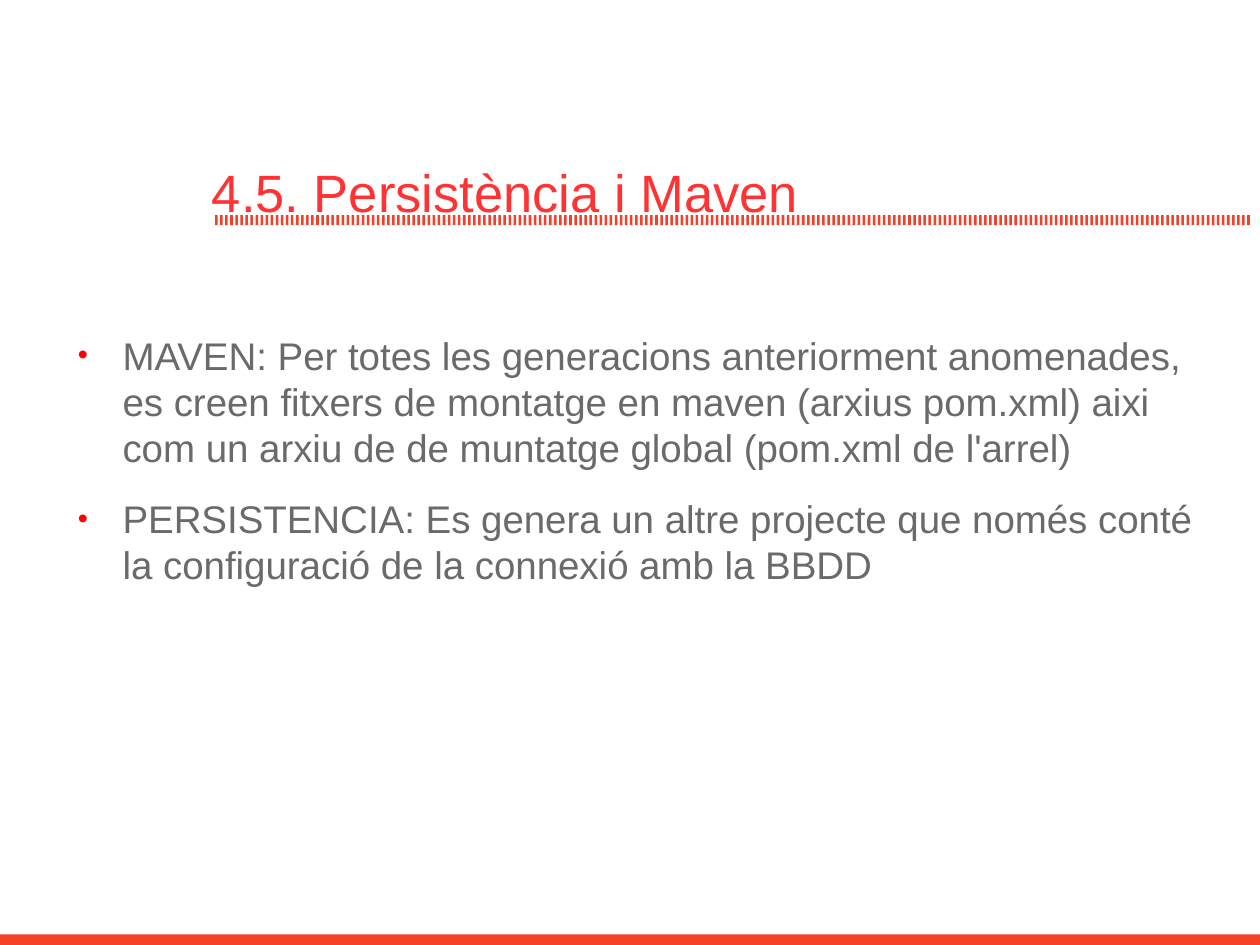
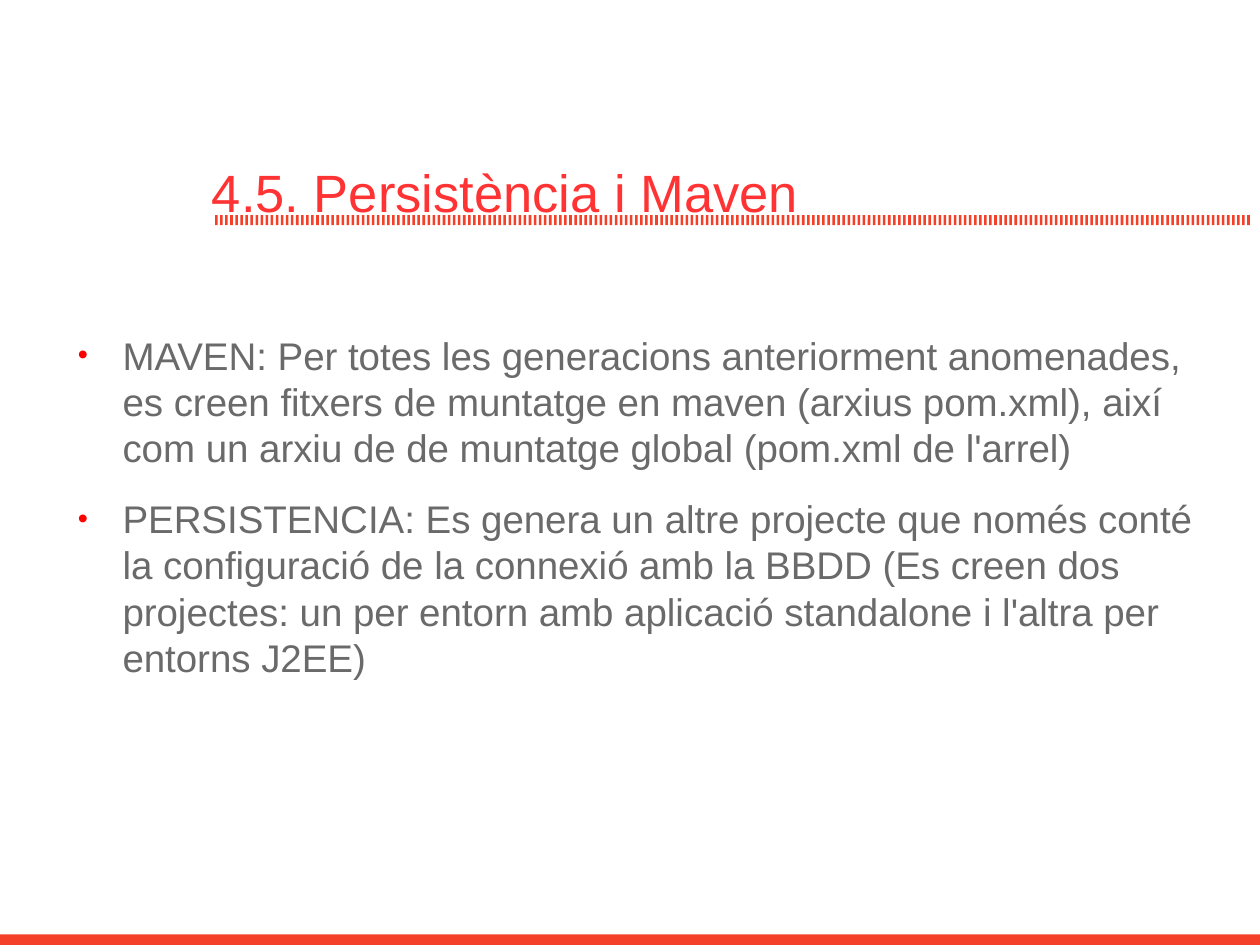
Before and after one commit to GovernIB/genapp, a slide deck: slide 11 of genapp-core/branches/genapp-1.0/doc/genapp.odp. Drawn at 1260x945 pixels with LibreOffice and Linux fonts; fonts in the diff are those of the drawing; background and template pictures are left out. Boxes give left, top, right and bottom in pixels: in the first picture for what was removed or moved away, otherwise in the second. Text is boxed around its words. In the diff, an @@ line names an element or a change of style, - is before the commit and + after.

```diff
--- a/genapp-core/branches/genapp-1.0/doc/genapp.odp
+++ b/genapp-core/branches/genapp-1.0/doc/genapp.odp
@@ text at bbox=[123, 342, 1192, 680]: text changed @@
-• MAVEN: Per totes les generacions anteriorment anomenades, es creen fitxers de montatge en maven (arxius pom.xml) aixi com un arxiu de de muntatge global (pom.xml de l'arrel)
-• PERSISTENCIA: Es genera un altre projecte que només conté la configuració de la connexió amb la BBDD
+• MAVEN: Per totes les generacions anteriorment anomenades, es creen fitxers de muntatge en maven (arxius pom.xml), així com un arxiu de de muntatge global (pom.xml de l'arrel)
+• PERSISTENCIA: Es genera un altre projecte que només conté la configuració de la connexió amb la BBDD (Es creen dos projectes: un per entorn amb aplicació standalone i l'altra per entorns J2EE)
```
Also in this commit, not shown: 8 other slides changed, 1 other file.
